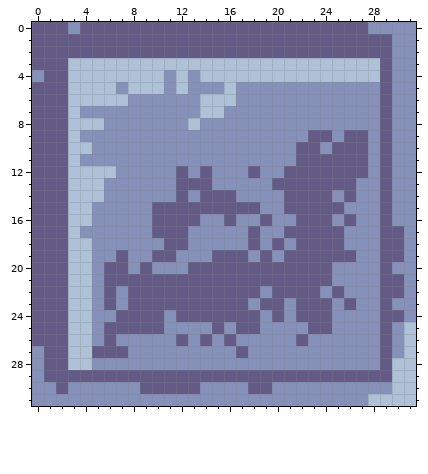
One commit to this pixel-art sprite: assets/textures/floor1.png. The first picture shows the starting point.
The file is 32x32 pixels.
After the commit:
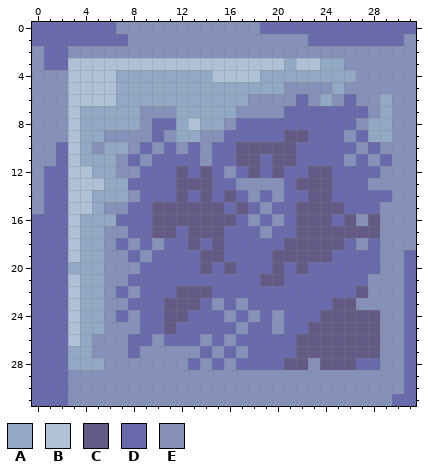
Palette (. is transparent): A #91a9c5  B #afc1d6  C #635b86  D #696aab  E #8591b8
Edits made:
@@ x 0..31 @@
- 0 CCCECCCCCCCCCCCCCCCCCCCCCCCCEEEE
- 1 CCCCCCCCCCCCCCCCCCCCCCCCCCCCCCEE
- 2 CCCCCCCCCCCCCCCCCCCCCCCCCCCCCCEE
- 3 CCCBBBBBBBBBBBBBBBBBBBBBBBBBBCEE
- 4 ECCBBBBBBBBEBEBBBBBBBBBBBBBBBCEE
- 5 CCCBBBBEBBBEBEEEBEEEEEEEEEEEECEE
- 6 CCCBBBBBEEEEEEBBBEEEEEEEEEEEECEE
- 7 CCCBEEEEEEEEEEBBEEEEEEEEEEEEECEE
- 8 CCCBBBEEEEEEEBEEEEEEEEEEEEEEECEE
- 9 CCCBEEEEEEEEEEEEEEEEEEECCECCECEE
-10 CCCBBEEEEEEEEEEEEEEEEECCECCCECEE
-11 CCCBEEEEEEEEEEEEEEEEEECCCCCCECEE
-12 CCCBBBBEEEEECECEEECEECCCCCCCECEE
-13 CCCBBBEEEEEECCCEEEEECCCCCCCEECEE
-14 CCCBBBEEEEEECECCCEEEECCCCECEECEE
-15 CCCBBEEEEECCCCCCCCCEECCCCCEEECEE
-16 CCCBBEEEEECCCCEECEECEECCCECEECEE
-17 CCCBEEEEEECCCEEEEECEECCCCCEEECCE
-18 CCCBBEEEEEECCEEEEECECECCCCEEECCE
-19 CCCBBEECEECCEEECCCECECCCCCCEECCE
-20 CCCBBECCECEEECCCCCCCCCCCCEEEECEE
-21 CCCBBECCCCCCCCCCCCCCCCCCCEEEECCE
-22 CCCBBECECCCCCCCCCCCECCCCECEEECCE
-23 CCCBBECECCCCCCCCCCECCECCCECEECEE
-24 CCCBBEECCCCECCCCCCCECECCCEEEECCE
-25 CCCBBECCCCCEEEECECCEEEECCEEEECEB
-26 CCCBBECEEEEECECECEEEEECEEEEEECEB
-27 ECCBBCCCEEEEEEEEECEEEEEEEEEEECEB
-28 ECCBBEEEEEEEEEEEEEEEEEEEEEEEECBB
-29 ECCCCCCCCCCCCCCCCCCCCCCCCCCCCCBB
-30 EECEEEEEECCCCCEEEECCEEEEEEEEEEBB
-31 EEEEEEEEEEEEEEEEEEEEEEEEEEEEBBBB
+ 0 DDDDDDDEEEEEEEEEEEEDDDDDDDDDDDDD
+ 1 DDDDDDDDEEEEEEEEEEEEEEEDDDDDDDDE
+ 2 EDDEEEEEEEEEEEEEEEEEEEEEEEEEEEEE
+ 3 EDDBBBBBBBBBBBBBBBBBBABBAAEEEEEE
+ 4 EEEBBBBAAAAAAAABBBBAAAAAAAAEEEEE
+ 5 EEEBBBBAAAAAAAAAAAAAAEEEEAEEEEEE
+ 6 EEEBBBBAAAAAAAAAAAEEEEDEAEDEEAEE
+ 7 EEEBAAAAAEEEAAAAAEEEEDDDDDDDEAEE
+ 8 EEEBAAAAAEDDABAAEDDDDDDDDDDEAAEE
+ 9 EEEBAAEEEEDEAAEEDDDDDCCDDDEDAAEE
+10 EEDBAEAAEDEDEDEDDCCCCCDDDDDEDEEE
+11 EEDBAAAEDEDDDDEDDCCDCCDDDDEDEDEE
+12 EDDBBAAEEDDDCDCDEDCDCDDCCDDDDEEE
+13 EDDBBBAADDDDCCCDDEEEEDCCCDDDEEEE
+14 EDDBBAAAEDDDCDCDCDEDEDDCCDDDDDEE
+15 EDDBBAEEDDCCCCCCDCDEDDCCCCDDDEEE
+16 DDDBAAADDDCCCCCCCDEDEDCCCDCECEEE
+17 DDDBAAEEDDCCDCCCDDDEDDCCCCCCCEEE
+18 DDDBAAEDEDEDDCDCDDDDDCCCCCDEDEEE
+19 DDDBAAEEDEDDDDCCDDDDCCCCCDDDDEED
+20 DDDAAAEEEDDDDDCDCDDDCDCDDDDDDEED
+21 DDDBAAEEDDDDDDDDDDDCCDDDDDDDEEED
+22 DDDBAAEDEDDDCCCDDDDDDDDDDDDCEEED
+23 DDDBAAEEDDDCCCDEDEDDDDDDDCCEEEED
+24 DDDBAAEDEDDCCDDDEDEDEDDDCCCCCEED
+25 DDDBAAEEEDDCDDDDDEDDEDDCCCCCCEED
+26 DDDBAEEEDDEDDDEDEDDDDDCCCCCCCEED
+27 DDDAAEEEDEEEEEDEDEDDDDCCCCCCCEED
+28 DDDAAAEEEEEEEDEDEDDDDCCECCCDDEED
+29 DDDEEEEEEEEEEEEEEEEEEEEEEEEEEEED
+30 DDDEEEEEEEEEEEEEEEEEEEEEEEEEEEED
+31 DDDEEEEEEEEEEEEEEEEEEEEEEEEEEEDD
